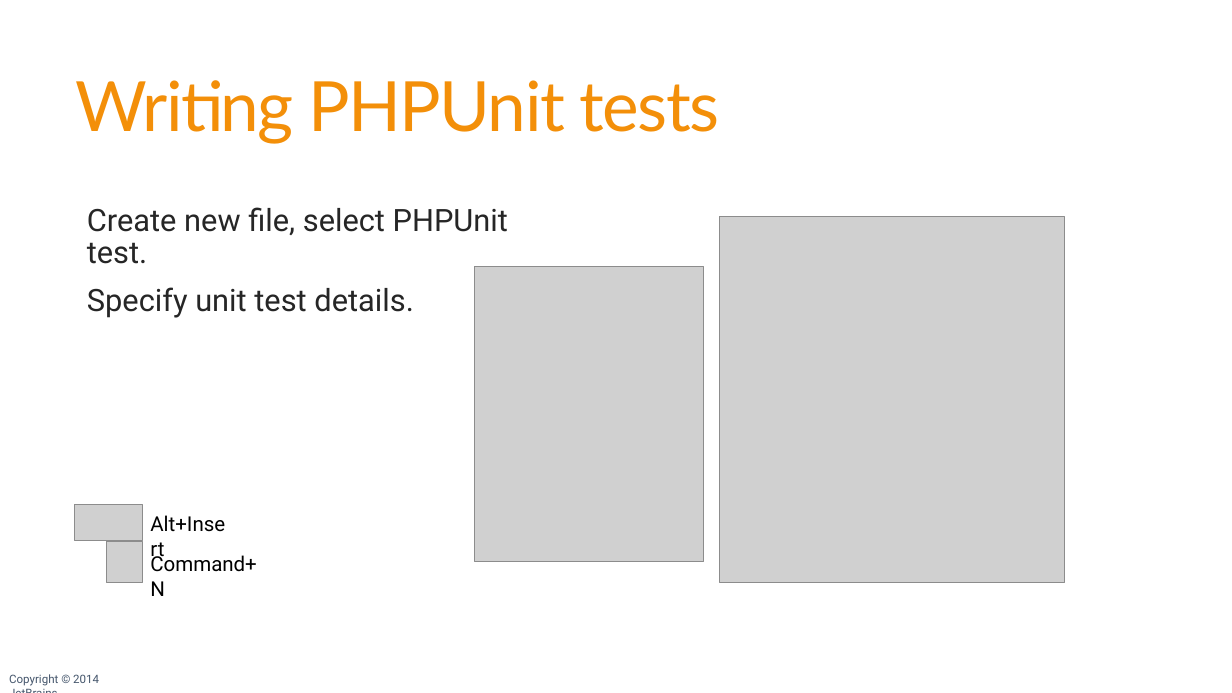
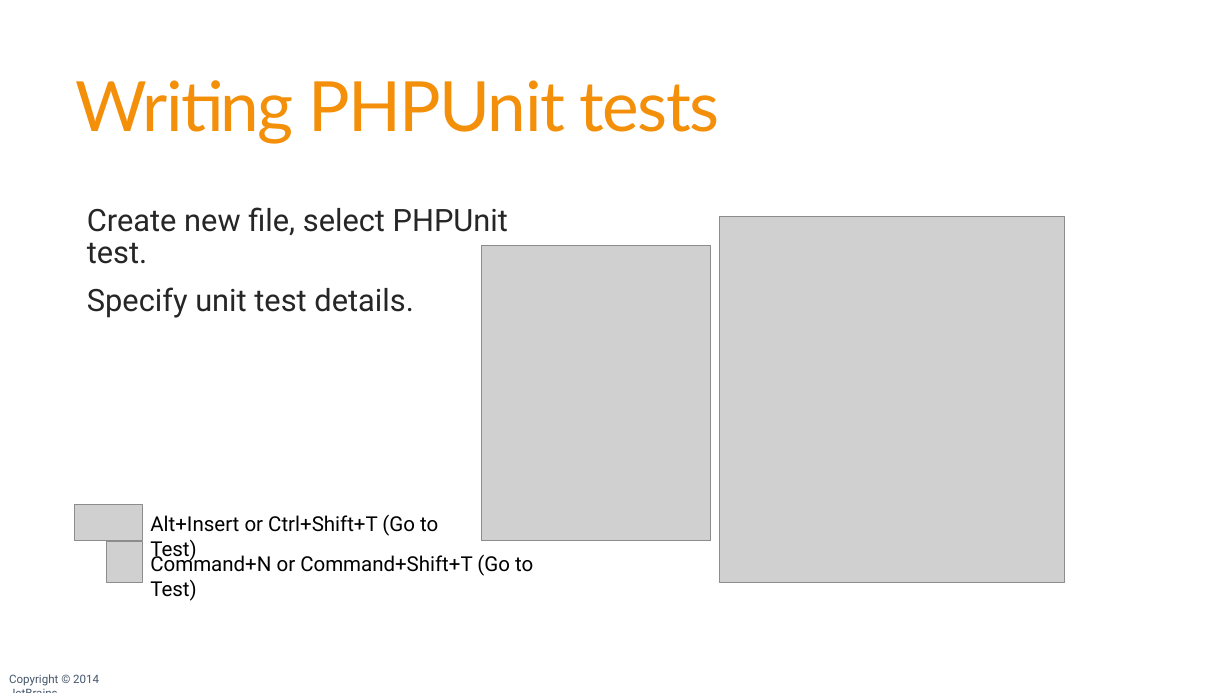
Before and after one commit to JetBrains/phpstorm-workshop, a slide deck: slide 91 of PhpStorm Workshop.pptx. Drawn at 1232x693 pixels with LibreOffice and Linux fonts; fonts in the diff are those of the drawing; grey boxes stand for pictures; background and template pictures are left out. Boxes give left, top, right and bottom in pixels: in the first picture for what was removed or moved away, otherwise in the second. Text is boxed around its words. In the diff, an @@ line names an element or a change of style, - is before the commit and + after.

Commit message:
Added Go to Test in slide deck

```diff
--- a/PhpStorm Workshop.pptx
+++ b/PhpStorm Workshop.pptx
@@ picture: place and size @@
-picture at bbox=[475, 266, 704, 562]
+picture at bbox=[482, 245, 711, 541]
@@ text at bbox=[150, 514, 438, 562]: text changed @@
-Alt+Insert
+Alt+Insert or Ctrl+Shift+T (Go to Test)
@@ text at bbox=[150, 552, 533, 601]: text changed @@
-Command+N
+Command+N or Command+Shift+T (Go to Test)
```
